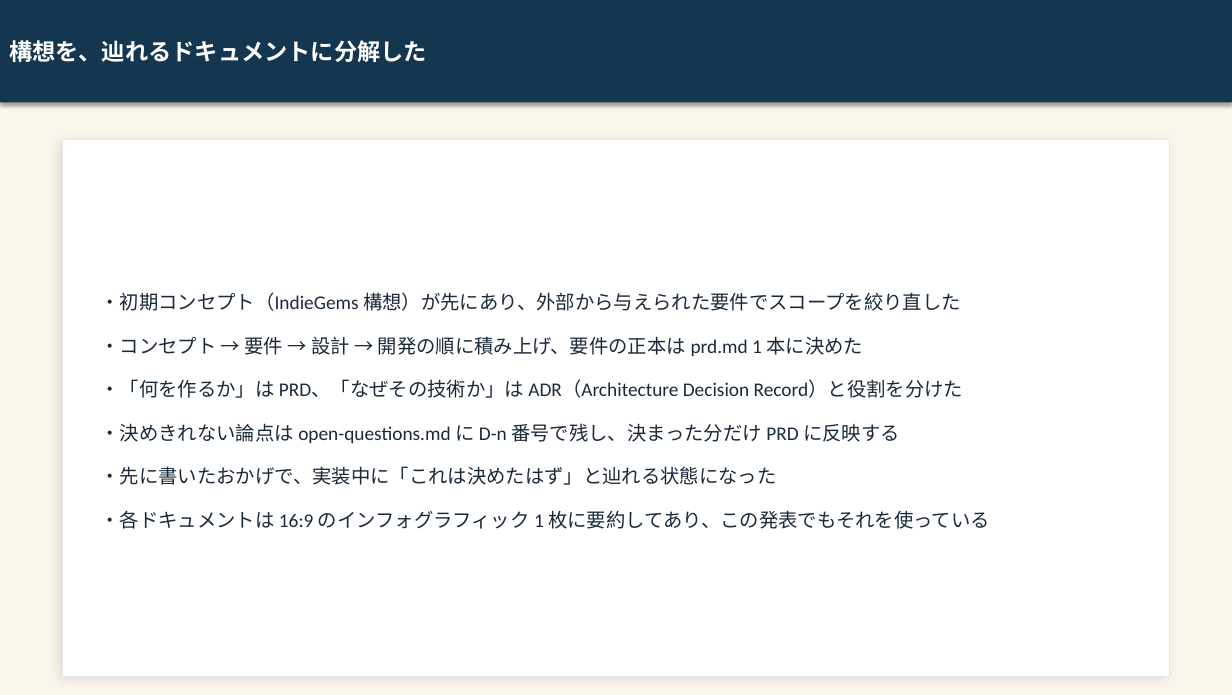
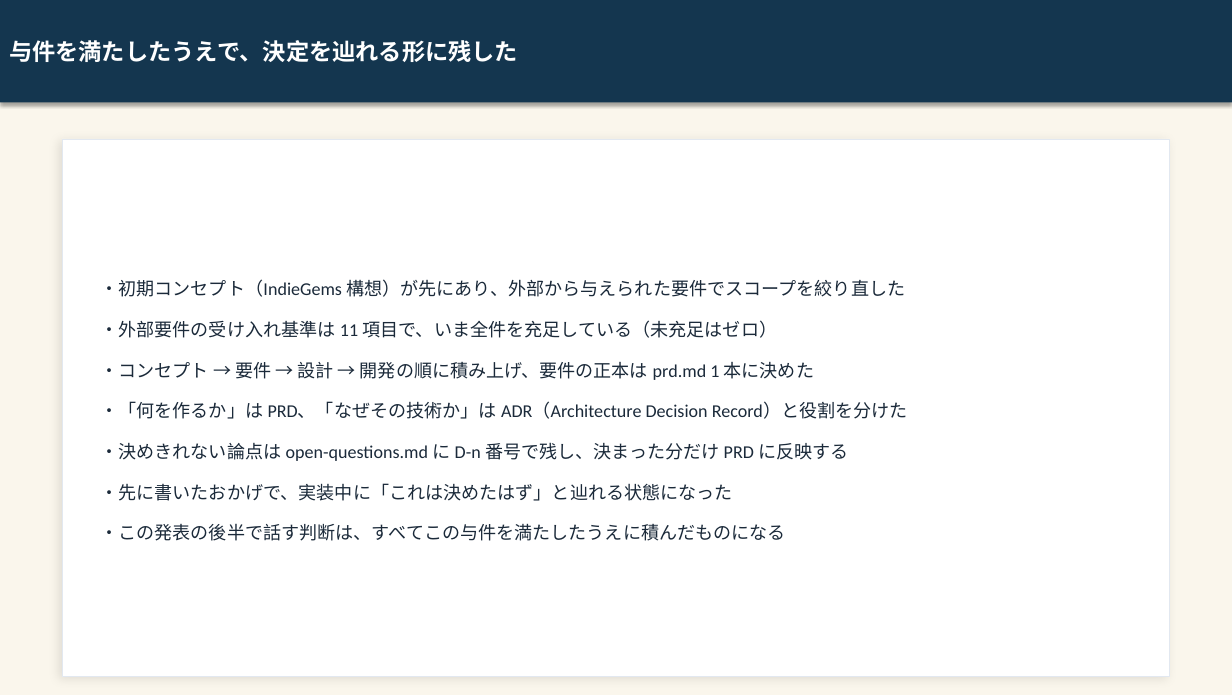
Before and after one commit to kai-kou/gem-hunter, a slide deck: slide 6 of content/slides/project-explanation-20260822/output/gem-hunter_text.pptx. Drawn at 1232x695 pixels with LibreOffice and Linux fonts; fonts in the diff are those of the drawing. Boxes give left, top, right and bottom in pixels: in the first picture for what was removed or moved away, otherwise in the second. Text is boxed around its words. In the diff, an @@ line names an element or a change of style, - is before the commit and + after.

```diff
--- a/content/slides/project-explanation-20260822/output/gem-hunter_text.pptx
+++ b/content/slides/project-explanation-20260822/output/gem-hunter_text.pptx
@@ text in rectangle at <box>9,40,518,62</box>: text changed @@
-構想を、辿れるドキュメントに分解した
+与件を満たしたうえで、決定を辿れる形に残した
@@ text at <box>100,279,908,501</box>: size 15 to 14 pt in "・初期コンセプト（IndieGems 構想）が先にあり、外部から与えられた要件でスコープを絞り直した", "・コンセプト → 要件 → 設計 → 開発の順に積み上げ、要件の正本は ...", "・「何を作るか」は PRD、「なぜその技術か」は ADR（Architecture Decision Record）と役 ...", "・決めきれない論点は open-questions.md に D-n 番号で残し、決まった分だけ PRD に反映する" and 1 more places @@
@@ text at <box>100,320,777,338</box>: paragraph added @@
+・外部要件の受け入れ基準は 11 項目で、いま全件を充足している（未充足はゼロ）
@@ text at <box>100,523,785,541</box>: text changed; size 15 to 14 pt @@
-・各ドキュメントは 16:9 のインフォグラフィック 1 枚に要約してあり、この発表でもそれを使っている
+・この発表の後半で話す判断は、すべてこの与件を満たしたうえに積んだものになる
```
Also in this commit, not shown: 5 other slides changed, 10 other files.
